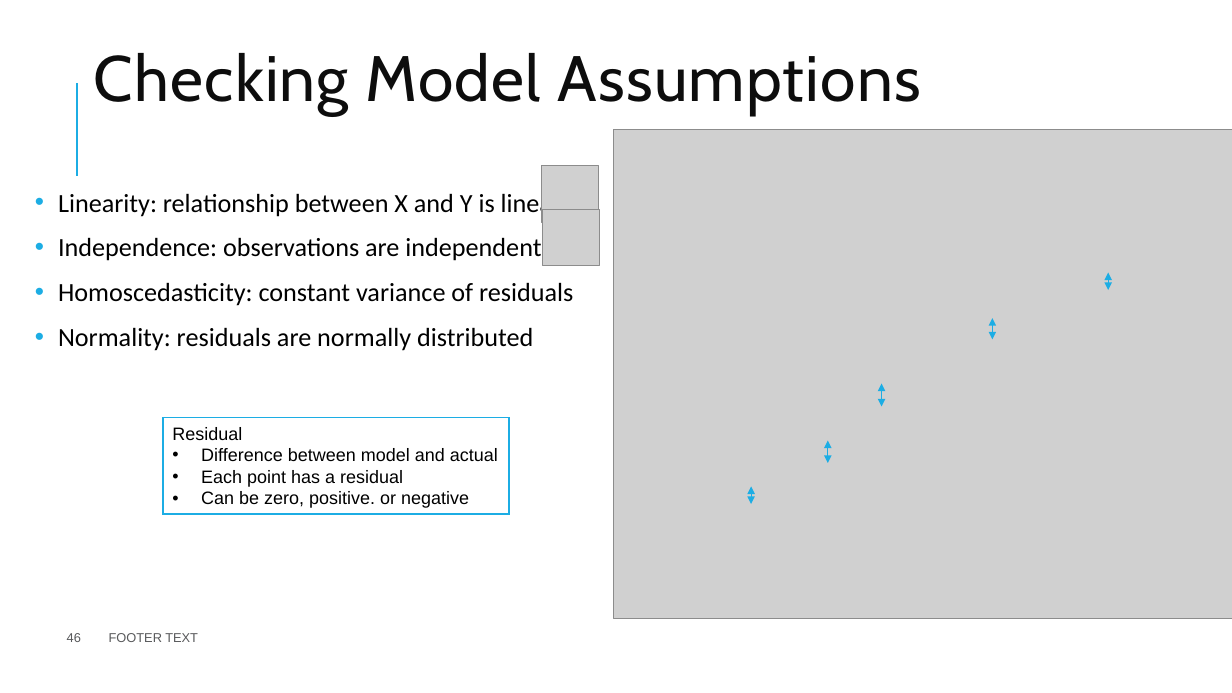
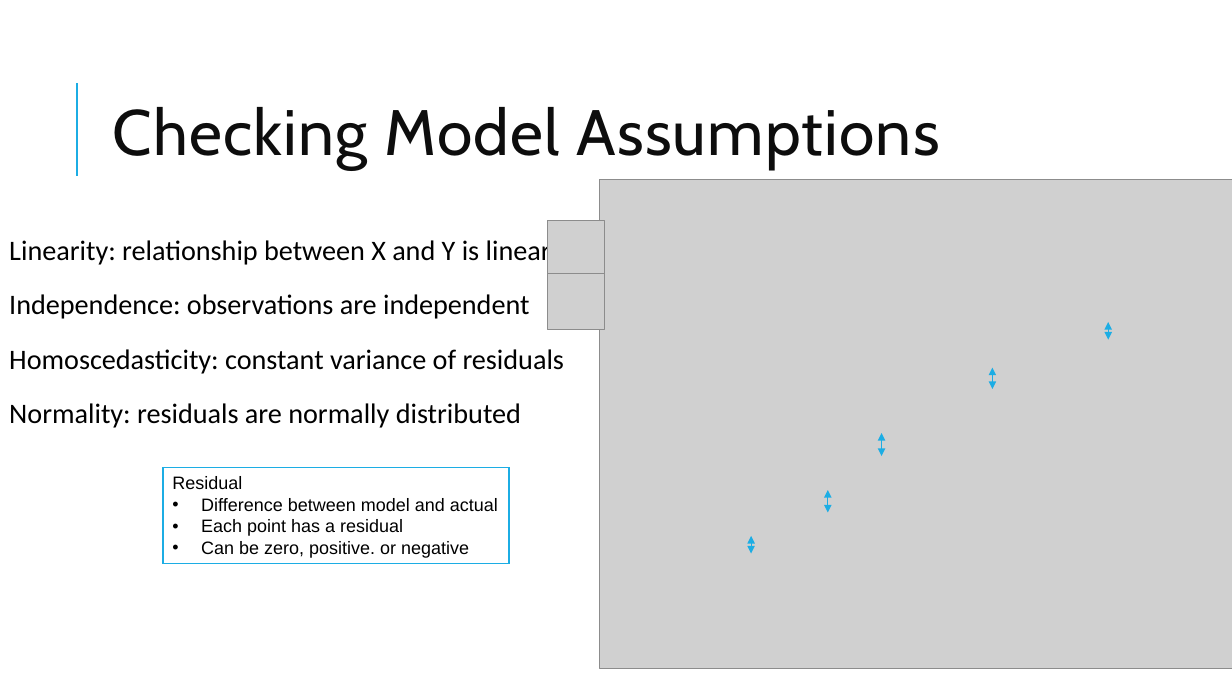
Before and after one commit to pcmathias/MSACL-data-literacy, a slide deck: slide 49 of presentations/DS 100 - Statistics Fundamentals.pptx (slide 46 before the commit). Drawn at 1232x693 pixels with LibreOffice and Linux fonts; fonts in the diff are those of the drawing; grey boxes stand for pictures; background and template pictures are left out. Boxes give left, top, right and bottom in pixels: in the first picture for what was removed or moved away, otherwise in the second. Text is boxed around its words. In the diff, an @@ line names an element or a change of style, - is before the commit and + after.

```diff
--- a/presentations/DS 100 - Statistics Fundamentals.pptx
+++ b/presentations/DS 100 - Statistics Fundamentals.pptx
@@ title "Checking Model Assumptions": place and size @@
-title "Checking Model Assumptions" at box(94, 53, 921, 116)
+title "Checking Model Assumptions" at box(113, 107, 940, 170)
@@ picture: place and size @@
-picture at box(614, 129, 1232, 618)
+picture at box(600, 179, 1232, 668)
@@ text "Linearity: relationship between X and ...": place and size @@
-text "Linearity: relationship between X and ..." at box(58, 190, 573, 351)
+text "Linearity: relationship between X and ..." at box(9, 237, 565, 428)
@@ text "Linearity: relationship between X and ..." at box(9, 237, 565, 428): size 20.4 to 22 pt; bullet • to none; line spacing 1.02 to 1.22 @@
@@ picture: place and size @@
-picture at box(542, 165, 598, 222)
+picture at box(548, 221, 604, 277)
@@ picture: place and size @@
-picture at box(543, 209, 599, 265)
+picture at box(548, 274, 604, 330)
@@ 5 double arrows, 1 rectangle: place and size @@
-5 double arrows, 1 rectangle at box(163, 273, 1108, 514)
+5 double arrows, 1 rectangle at box(163, 322, 1108, 564)
@@ page number removed at box(67, 633, 81, 642) @@
-46
@@ text removed at box(109, 633, 198, 642) @@
-FOOTER TEXT
```
Also in this commit, not shown: 8 other slides changed, 11 slides added, 3 slides removed, 4 other files.
